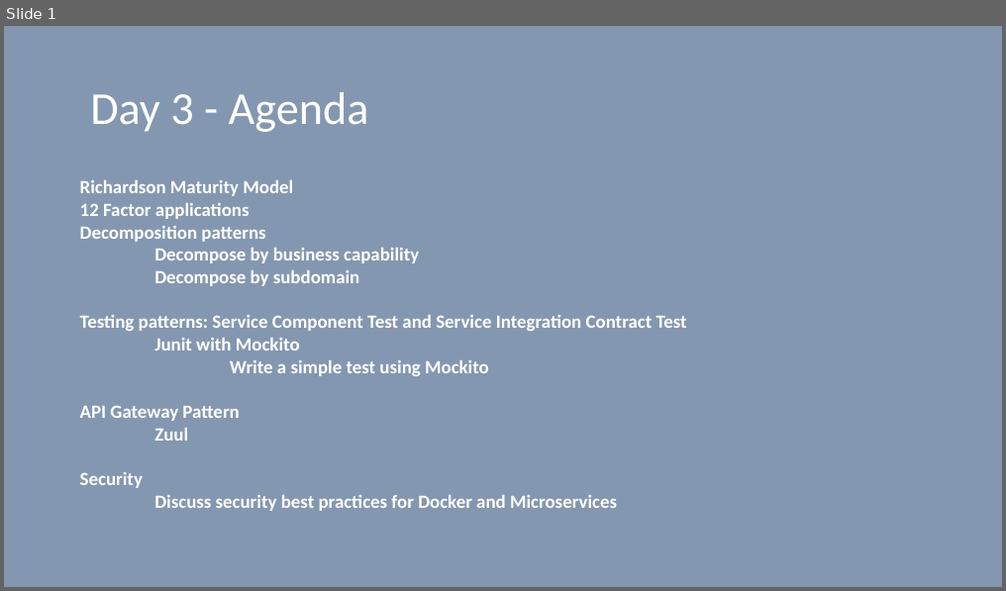
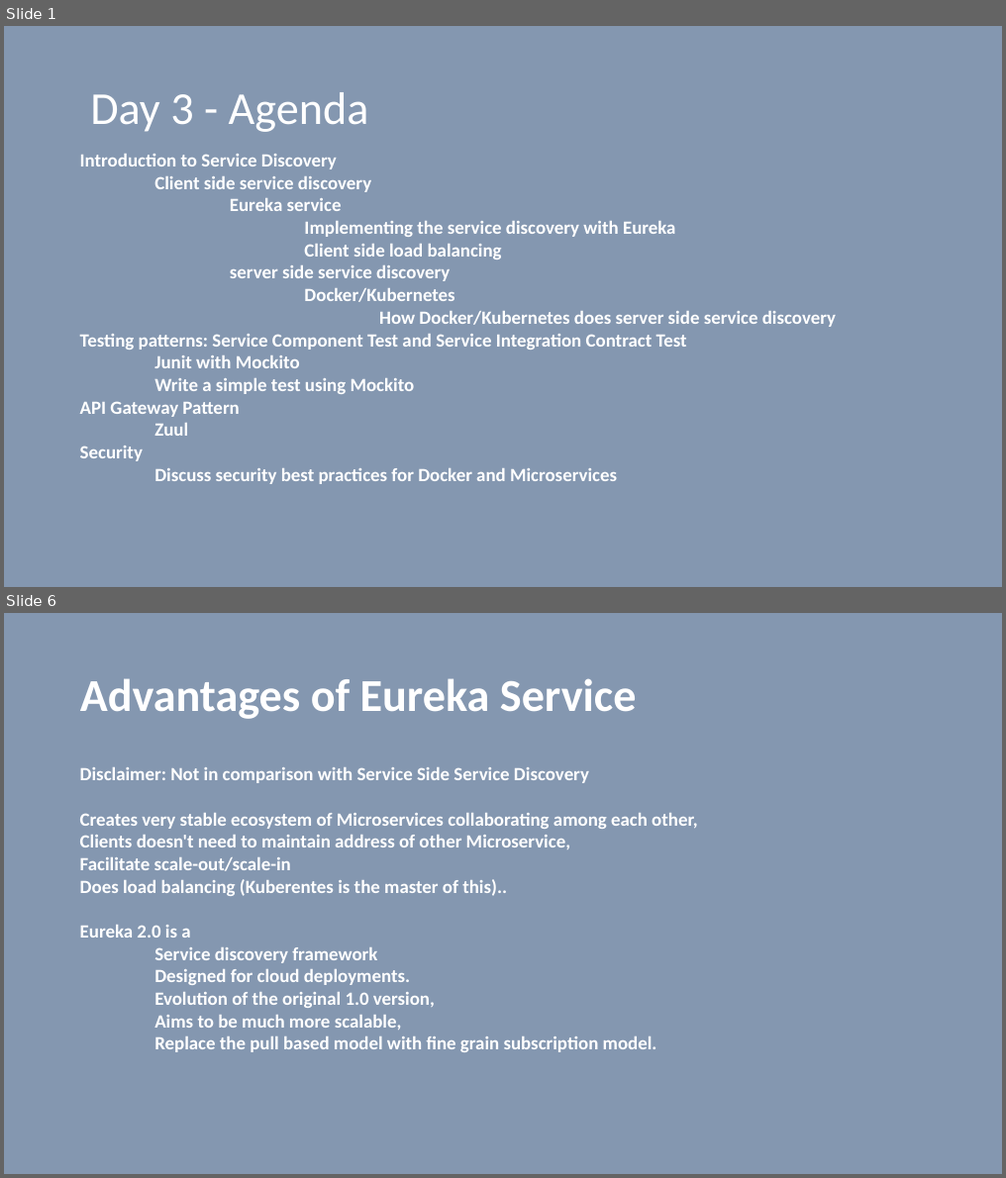
Before and after one commit to vilasvarghese/microservices, a slide deck: training/day3/Day3.pptx. Shown one above the other, each under a label of ours: slide 1 before the commit, slides 1 and 6 after it; the slides between them are not shown. The pictures are 1006x591 and 1006x1178 pixels, drawn with LibreOffice and Linux fonts; fonts in the diff are those of the drawing. Boxes give left, top, right and bottom in pixels: in the first picture for what was removed or moved away, otherwise in the second. Text is boxed around its words. In the diff, an @@ line names an element or a change of style, - is before the commit and + after.

```diff
--- a/training/day3/Day3.pptx
+++ b/training/day3/Day3.pptx
@@ slide 6 added at box(4, 613, 1002, 1174), background #8497B0 @@
@@ title added at box(80, 678, 637, 719), 44 pt, text #FFFFFF, bold @@
+Advantages of Eureka Service
@@ text added at box(80, 767, 698, 1053), 18 pt, text #FFFFFF, bold @@
+Disclaimer: Not in comparison with Service Side Service Discovery
+Creates very stable ecosystem of Microservices collaborating among each other,
+Clients doesn't need to maintain address of other Microservice,
+Facilitate scale-out/scale-in
+Does load balancing (Kuberentes is the master of this)..
+Eureka 2.0 is a
+Service discovery framework
+Designed for cloud deployments.
+Evolution of the original 1.0 version,
+Aims to be much more scalable,
+Replace the pull based model with fine grain subscription model.
@@ slide 1 changed as well @@
@@ text "Introduction to Service Discovery": place and size @@
-text "Introduction to Service Discovery" at box(80, 180, 687, 511)
+text "Introduction to Service Discovery" at box(80, 154, 836, 484)
@@ text at box(80, 154, 836, 327): text changed @@
-Richardson Maturity Model
-12 Factor applications
-Decomposition patterns
-Decompose by business capability
-Decompose by subdomain
+Introduction to Service Discovery
+Client side service discovery
+Eureka service
+Implementing the service discovery with Eureka
+Client side load balancing
+server side service discovery
+Docker/Kubernetes
+How Docker/Kubernetes does server side service discovery
```
Also in this commit, not shown: 1 other slide changed, 13 other slides added, 4 other files.
